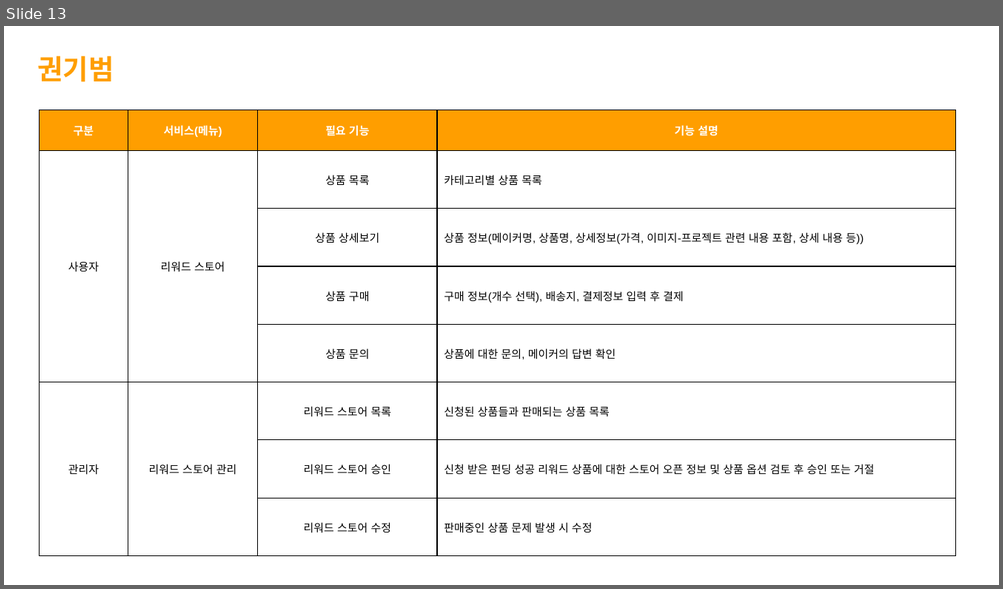
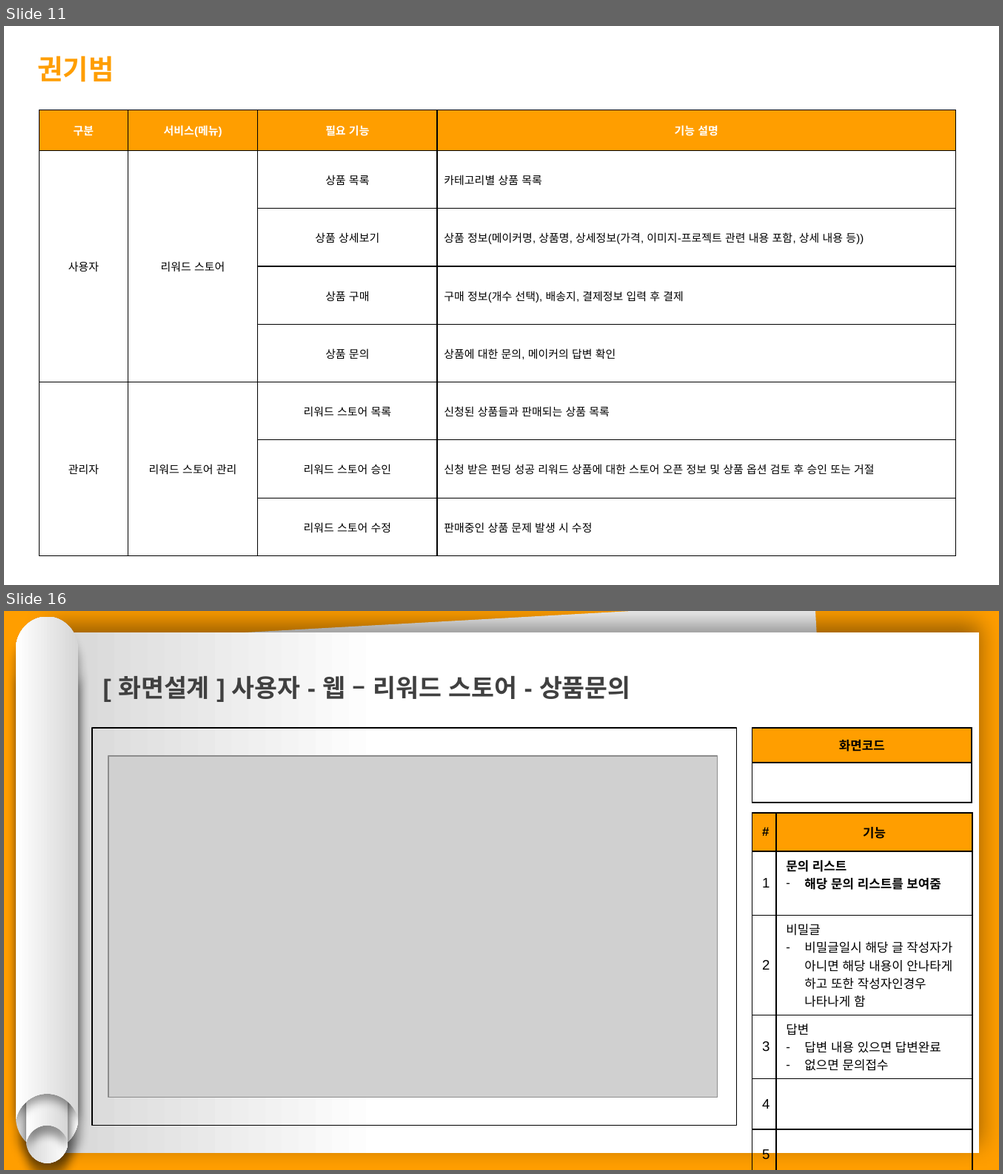
Before and after one commit to hhsw07/ezen-academy-projects, a slide deck: 0 발표용 파워포인트/0508 1차발표/0508 project06 - 파워포인트 종합.pptx. Shown one above the other, each under a label of ours: slide 13 before the commit, slides 11 and 16 after it; the slides between them are not shown. The pictures are 1003x589 and 1003x1174 pixels, drawn with LibreOffice and Linux fonts; fonts in the diff are those of the drawing; grey boxes stand for pictures. Boxes give left, top, right and bottom in pixels: in the first picture for what was removed or moved away, otherwise in the second. Text is boxed around its words. In the diff, an @@ line names an element or a change of style, - is before the commit and + after.

```diff
--- a/0 발표용 파워포인트/0508 1차발표/0508 project06 - 파워포인트 종합.pptx
+++ b/0 발표용 파워포인트/0508 1차발표/0508 project06 - 파워포인트 종합.pptx
@@ slide 16 added at (x1=4, y1=611, x2=999, y2=1170), background #FF9E00 @@
@@ group added at (x1=16, y1=617, x2=79, y2=1163): 4 freeform shapes @@
@@ rectangle added at (x1=47, y1=632, x2=979, y2=1153), fill gradient #FFFFFF to #D7D7D7 @@
@@ rectangle added at (x1=58, y1=611, x2=842, y2=1150), fill #F2F2F2 @@
@@ text added at (x1=118, y1=676, x2=631, y2=699), 18 pt, text #404040, bold @@
+[ 화면설계 ] 사용자 - 웹 – 리워드 스토어 - 상품문의
@@ rectangle added at (x1=93, y1=729, x2=737, y2=1126), outline #000000 0.75 pt @@
@@ table added at (x1=752, y1=729, x2=970, y2=803), 2 rows, 1 columns @@
+화면코드
+
@@ picture added at (x1=108, y1=756, x2=717, y2=1099) @@
@@ table added at (x1=752, y1=813, x2=970, y2=1170), 6 rows, 2 columns @@
+# | 기능
+1 | 문의 리스트 / 해당 문의 리스트를 보여줌
+2 | 비밀글 / 비밀글일시 해당 글 작성자가 아니면 해당 내용이 안나타게 하고 또한 작성자인경우 나타나게 함
+3 | 답변 / 답변 내용 있으면 답변완료 / 없으면 문의접수
+4 | 
+5 | 
@@ what was slide 13 is now slide 11 @@
```
Also in this commit, not shown: 8 slides changed, 9 other slides added, 12 slides removed.
